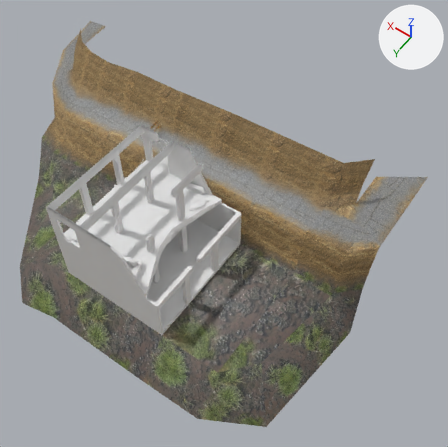
What one commit did to the Blender file vRRubbleBuilding.blend.
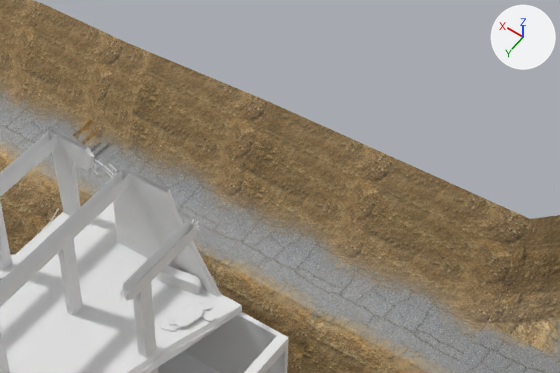
There are two pictures of each version: one from a 50 mm camera at (-14.3, 11.9, 21.7) aimed at (-3.7, -2.9, -1.5), one close up on the part from 27% to 80% of the width and 16% to 51% of the height. Arrows for +X, +Y and +Z are at upper right; the lights stay in place.
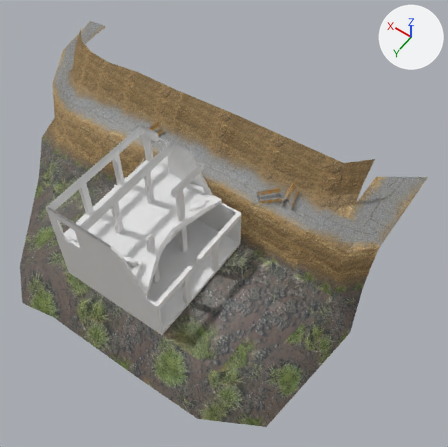
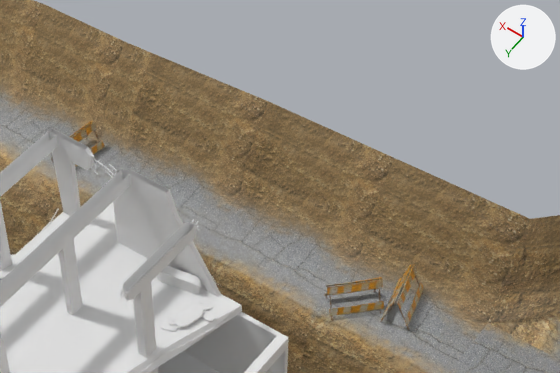
The change, as a list of edits to the scene's bpy script:
```text
Change me_cube_002:
    where me_cube_002.from_pydata(...)  # 76 vertices, 60 faces; spans x 1.701..2.022, y -5.03..-4.458, z 0.059..0.457
    used by ob_cube_002; location = (0.0, 0.0, 0.0)
    me_cube_002 part 1: the whole mesh is multiplied about its middle by the matrix ((1.869, 0.34, -0.015), (-0.339, 1.867, 0.089), (0.031, -0.085, 1.898)), then moved by (-1.861, 5.017, -0.445)
Add me_cube_003:
    me_cube_003.from_pydata(...)  # 76 vertices, 60 faces; spans x -0.284..0.844, y -0.375..0.751, z -0.346..0.428
    me_cube_003.materials.append(mat_stoproadsign_jpg)  # picture img_stoproadsign_jpg
Add me_cube_004:
    me_cube_004.from_pydata(...)  # 76 vertices, 60 faces; spans x -0.232..0.597, y -0.9..0.262, z -0.371..0.43
    me_cube_004.materials.append(mat_stoproadsign_jpg)  # picture img_stoproadsign_jpg
Change ob_cube_002:
    ob_cube_002.location: (0.0, 0.0, 0.0) -> (1.86, -4.74, 0.27)
Add ob_cube_003:
    ob_cube_003 = bpy.data.objects.new('Cube.003', me_cube_003)
    ob_cube_003.location = (-5.54, -4.44, 0.27)
Add ob_cube_004:
    ob_cube_004 = bpy.data.objects.new('Cube.004', me_cube_004)
    ob_cube_004.location = (-6.24, -4.44, 0.27)
```

Where the change shows, as pixel boxes [x1, y1, x2, y2] in the close-ups (560 x 373 px):
'Cube.003', added (brown)
    after: [324, 277, 384, 322]
'Cube.004', added (brown)
    after: [380, 264, 424, 330]
'Cube.002', reshaped, moved (112% wider, 85% taller)
    before: [73, 119, 98, 144]
    after: [51, 120, 105, 167]
